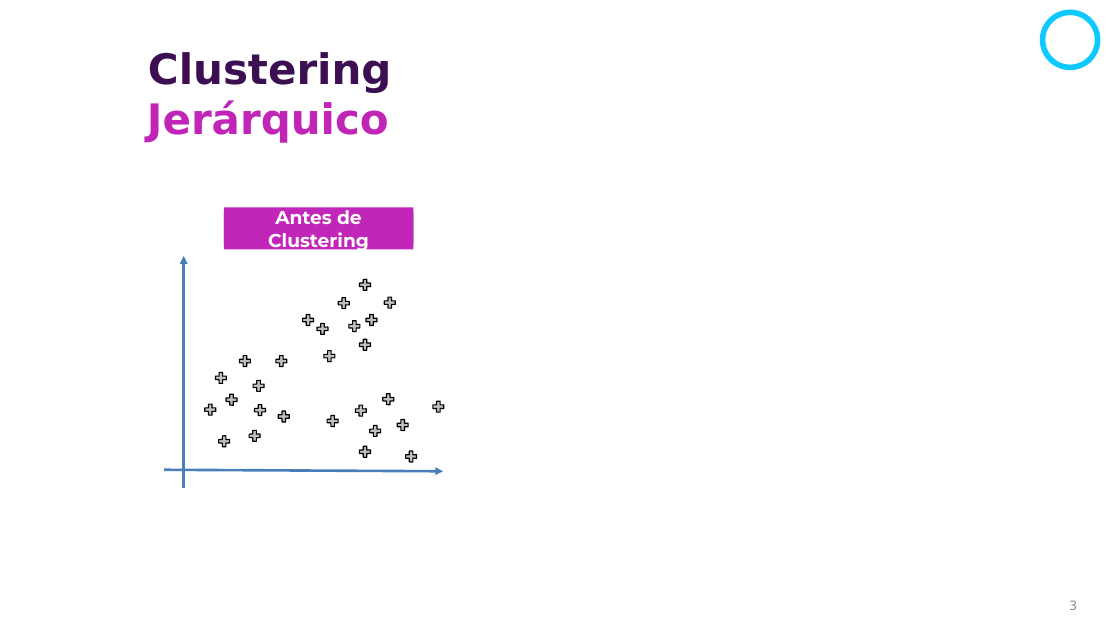
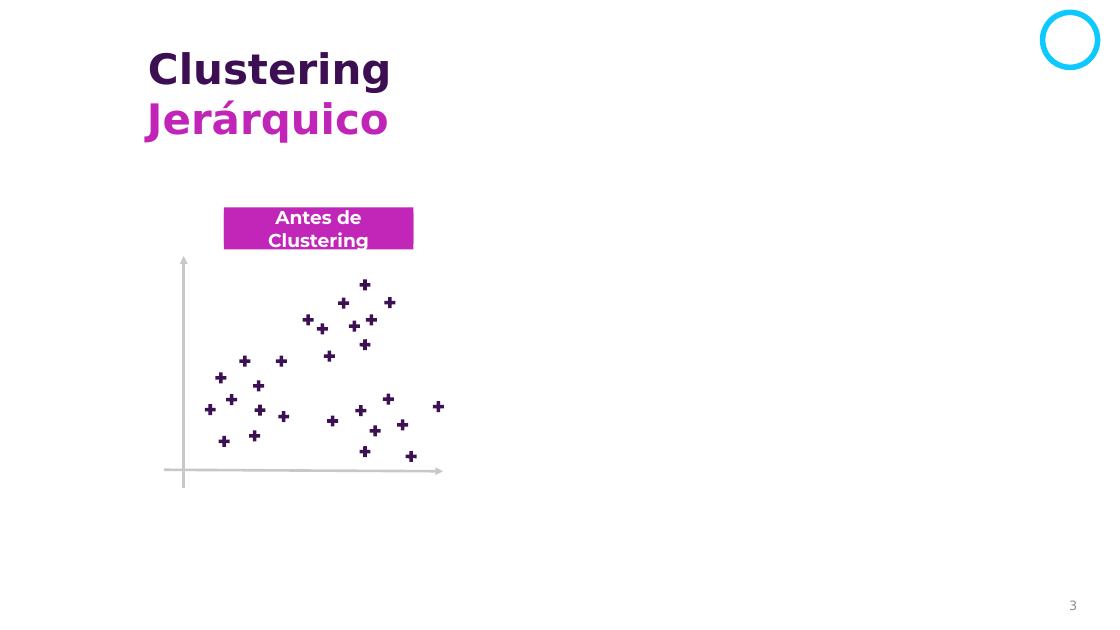
Before and after one commit to csameshiman/Axity_Curso_ML_2023, a slide deck: slide 3 of Diapositivas/Parte 04.Clustering/04_02_Hierarchical_Clustering.pptx. Drawn at 1120x630 pixels with LibreOffice and Linux fonts; fonts in the diff are those of the drawing; background and template pictures are left out. Boxes give left, top, right and bottom in pixels: in the first picture for what was removed or moved away, otherwise in the second. Text is boxed around its words. In the diff, an @@ line names an element or a change of style, - is before the commit and + after.

```diff
--- a/Diapositivas/Parte 04.Clustering/04_02_Hierarchical_Clustering.pptx
+++ b/Diapositivas/Parte 04.Clustering/04_02_Hierarchical_Clustering.pptx
@@ arrow (184, 488) - (184, 256): stroke #4A7EBB 2.25 pt to #C8C9C7 2.25 pt @@
@@ fill #BFBFBF to #3C1053; outline #000000 1 pt to none in 27 elements at (x1=203, y1=403, x2=217, y2=417), (x1=225, y1=393, x2=239, y2=407), (x1=252, y1=379, x2=266, y2=393), (x1=214, y1=371, x2=228, y2=385), (x1=238, y1=354, x2=252, y2=368), (x1=253, y1=403, x2=268, y2=417), (x1=274, y1=354, x2=289, y2=368), (x1=247, y1=429, x2=262, y2=443), (x1=277, y1=410, x2=291, y2=424), (x1=217, y1=434, x2=231, y2=448), (x1=322, y1=349, x2=336, y2=363), (x1=301, y1=313, x2=315, y2=327), (x1=358, y1=337, x2=373, y2=352), (x1=316, y1=321, x2=330, y2=336), (x1=347, y1=319, x2=362, y2=333), (x1=337, y1=296, x2=351, y2=310), (x1=364, y1=313, x2=379, y2=327), (x1=358, y1=278, x2=373, y2=292), (x1=383, y1=295, x2=397, y2=310), (x1=381, y1=392, x2=395, y2=406), (x1=395, y1=418, x2=410, y2=432), (x1=368, y1=424, x2=383, y2=438), (x1=326, y1=414, x2=340, y2=428), (x1=404, y1=449, x2=418, y2=463), (x1=358, y1=445, x2=373, y2=459), (x1=354, y1=404, x2=368, y2=418), (x1=431, y1=400, x2=446, y2=414) @@
@@ arrow (164, 470) - (444, 471): stroke #4A7EBB 2.25 pt to #C8C9C7 2.25 pt @@
```
Also in this commit, not shown: 10 other slides changed, 5 slides removed.
